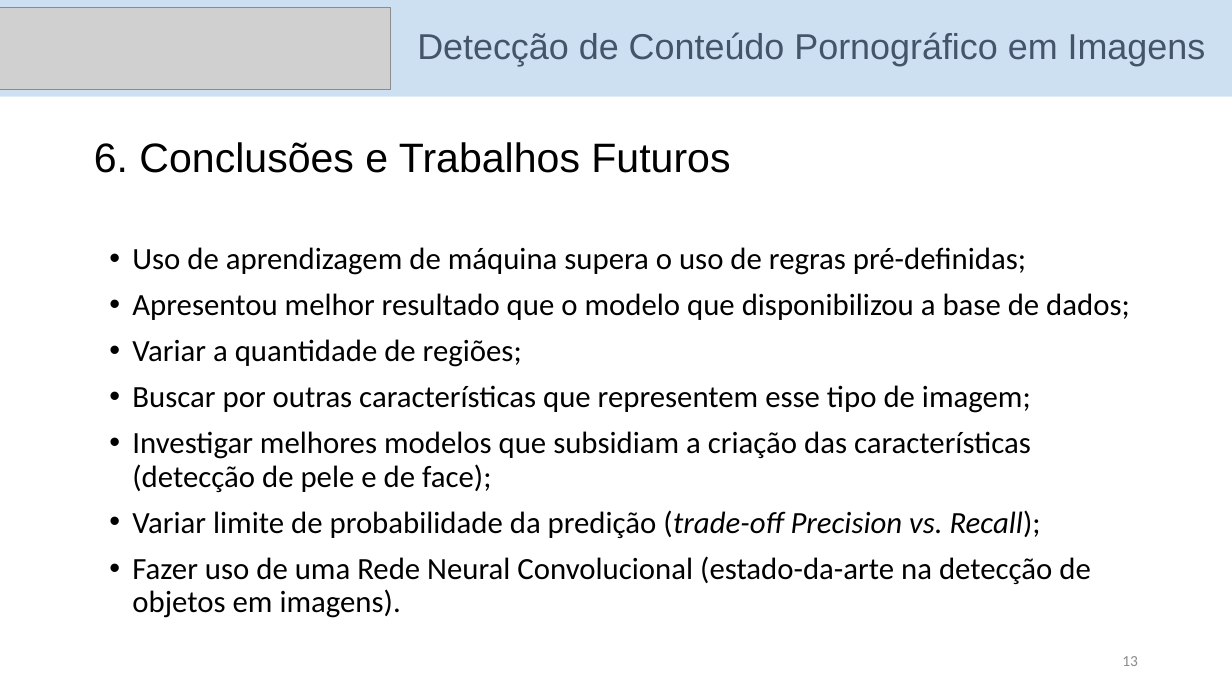
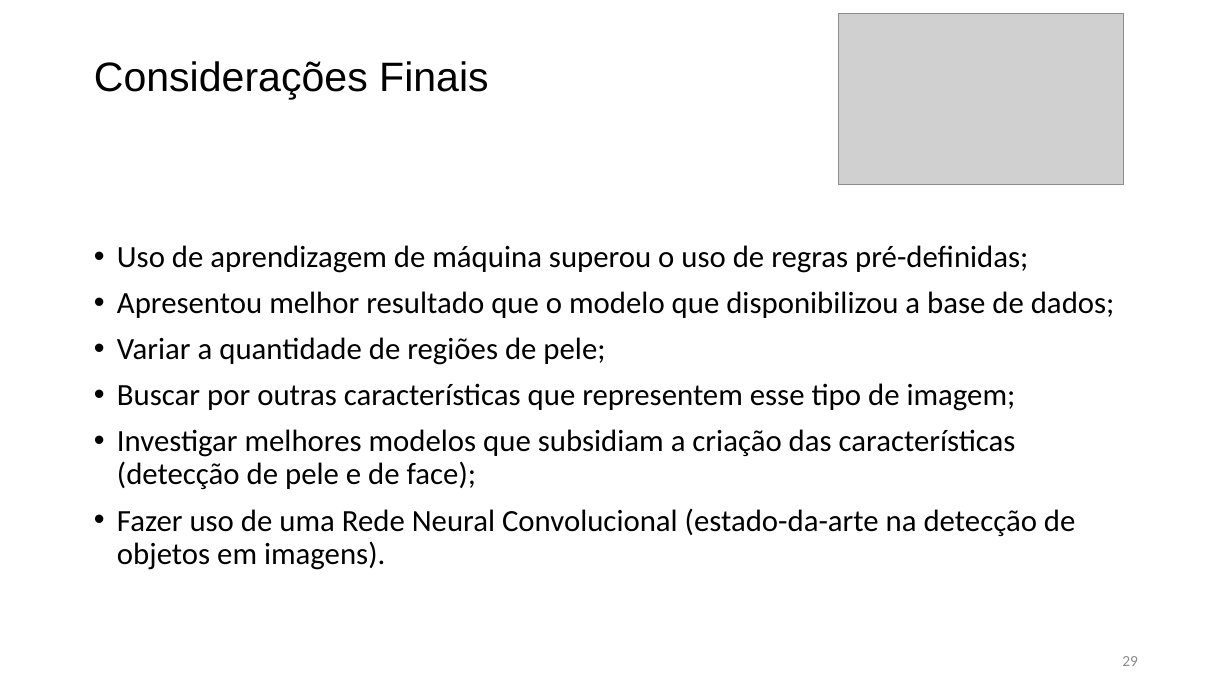
Before and after one commit to danilocoura/Aprendizagem-de-Maquina, a slide deck: slide 29 of Projeto/apresentacao Aprendizagem de Maquina.pptx (slide 13 before the commit). Drawn at 1232x693 pixels with LibreOffice and Linux fonts; fonts in the diff are those of the drawing; grey boxes stand for pictures. Boxes give left, top, right and bottom in pixels: in the first picture for what was removed or moved away, otherwise in the second. Text is boxed around its words. In the diff, an @@ line names an element or a change of style, - is before the commit and + after.

```diff
--- a/Projeto/apresentacao Aprendizagem de Maquina.pptx
+++ b/Projeto/apresentacao Aprendizagem de Maquina.pptx
@@ rectangle removed at (x1=0, y1=0, x2=1232, y2=97) @@
@@ picture removed at (x1=0, y1=7, x2=391, y2=90) @@
@@ picture added at (x1=838, y1=14, x2=1124, y2=185) @@
@@ title removed at (x1=417, y1=32, x2=1206, y2=66) @@
-Detecção de Conteúdo Pornográfico em Imagens
@@ text added at (x1=94, y1=61, x2=489, y2=99), 32 pt, text #000000 @@
+Considerações Finais
@@ text removed at (x1=94, y1=142, x2=730, y2=173) @@
-6. Conclusões e Trabalhos Futuros
@@ text "Uso de aprendizagem de máquina ..." moved from (x1=132, y1=247, x2=1130, y2=618) to (x1=117, y1=245, x2=1115, y2=570) @@
@@ text at (x1=117, y1=245, x2=1028, y2=273): text changed @@
-• Uso de aprendizagem de máquina supera o uso de regras pré-definidas;
+• Uso de aprendizagem de máquina superou o uso de regras pré-definidas;
@@ text at (x1=117, y1=337, x2=605, y2=365): text changed @@
-• Variar a quantidade de regiões;
+• Variar a quantidade de regiões de pele;
@@ text at (x1=132, y1=510, x2=1041, y2=538): paragraph removed @@
-• Variar limite de probabilidade da predição (trade-off Precision vs. Recall);
@@ page number at (x1=1122, y1=656, x2=1138, y2=666): text changed @@
-13
+29
```
Also in this commit, not shown: 7 other slides changed, 22 slides added, 6 slides removed, 4 other files.
